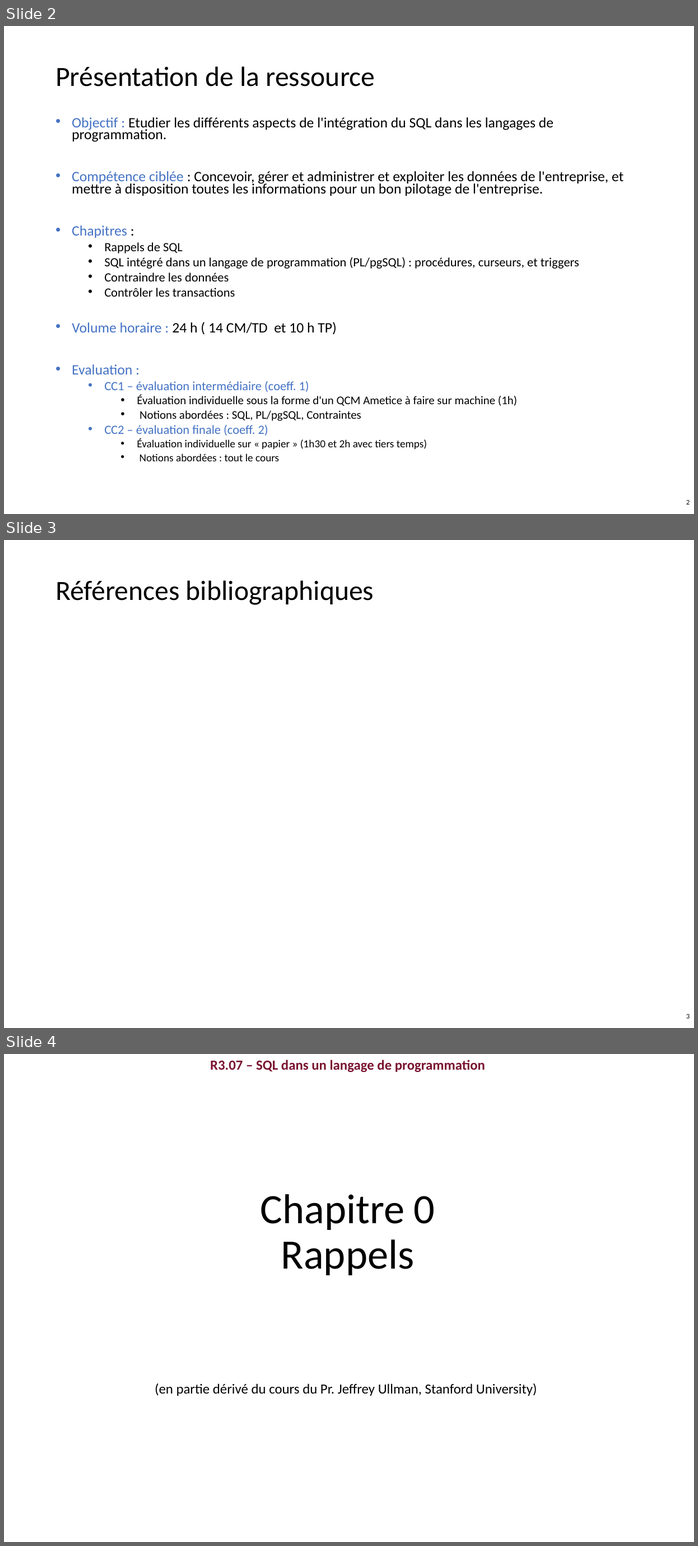
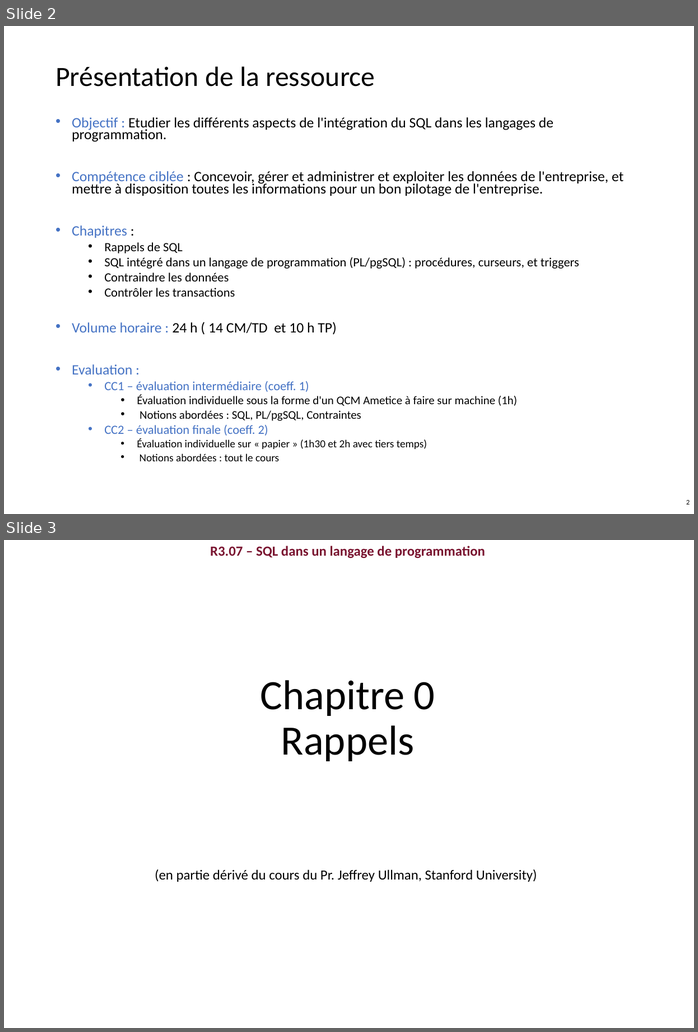
Before and after one commit to flouvat/R3.07-SQL-Langage-Programmation-Pages, a slide deck: docs/CM/R3.07_SQL_Lang_Prog-Chapitre0.pptx. Shown one above the other, each under a label of ours: slides 2, 3 and 4 before the commit, slides 2 and 3 after it. The pictures are 698x1546 and 698x1032 pixels, drawn with LibreOffice and Linux fonts; fonts in the diff are those of the drawing; background and template pictures are left out. Boxes give left, top, right and bottom in pixels: in the first picture for what was removed or moved away, otherwise in the second. Text is boxed around its words. In the diff, an @@ line names an element or a change of style, - is before the commit and + after.

Commit message:
remove references section

```diff
--- a/docs/CM/R3.07_SQL_Lang_Prog-Chapitre0.pptx
+++ b/docs/CM/R3.07_SQL_Lang_Prog-Chapitre0.pptx
@@ slide 3 removed at [4,540,694,1028], background picture (left out) @@
@@ title removed at [56,580,374,605] @@
-Références bibliographiques
@@ page number removed at [686,1014,689,1018] @@
-3
@@ what was slide 4 is now slide 3 @@
```
